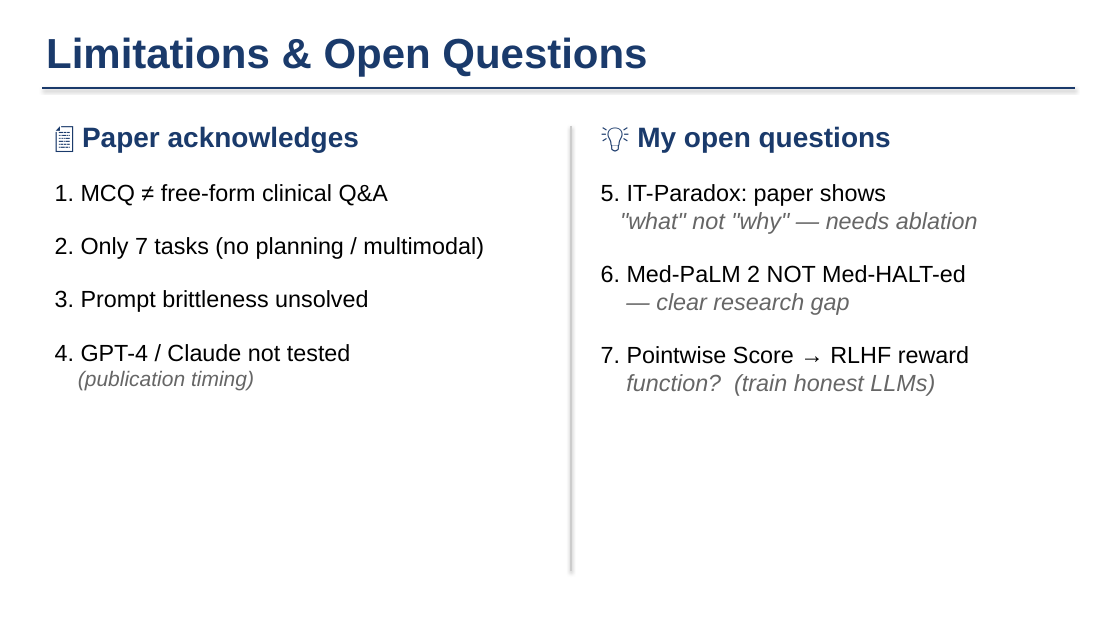
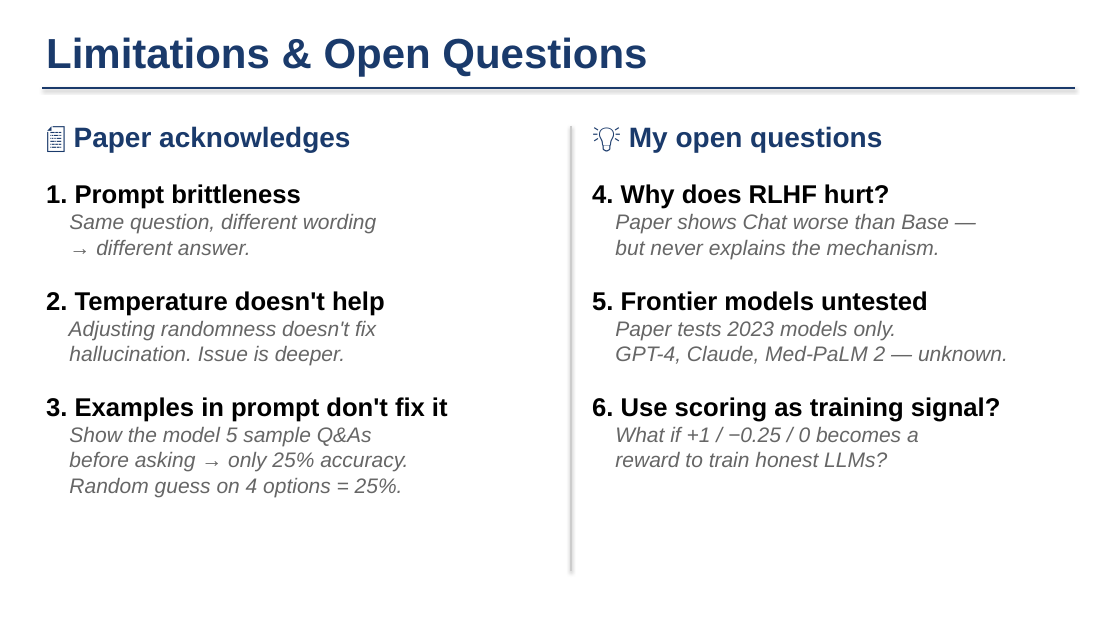
Before and after one commit to j-a-v-e-n/knowledge-vault, a slide deck: slide 6 of MyBrain/notes/ucsd/Spring 2026/ECE284/MedHALT_Slides_9_to_15.pptx. Drawn at 1120x630 pixels with LibreOffice and Linux fonts; fonts in the diff are those of the drawing. Boxes give left, top, right and bottom in pixels: in the first picture for what was removed or moved away, otherwise in the second. Text is boxed around its words. In the diff, an @@ line names an element or a change of style, - is before the commit and + after.

```diff
--- a/MyBrain/notes/ucsd/Spring 2026/ECE284/MedHALT_Slides_9_to_15.pptx
+++ b/MyBrain/notes/ucsd/Spring 2026/ECE284/MedHALT_Slides_9_to_15.pptx
@@ text "📄 Paper acknowledges": place and size @@
-text "📄 Paper acknowledges" at bbox=[55, 126, 484, 391]
+text "📄 Paper acknowledges" at bbox=[46, 126, 448, 497]
@@ text "💡 My open questions": place and size @@
-text "💡 My open questions" at bbox=[601, 126, 978, 396]
+text "💡 My open questions" at bbox=[592, 126, 1008, 467]
@@ text at bbox=[46, 184, 448, 497]: text changed; size 20 to 18 pt; text colour #000000 to #666666; italic on @@
-1. MCQ ≠ free-form clinical Q&A
-2. Only 7 tasks (no planning / multimodal)
-3. Prompt brittleness unsolved
-4. GPT-4 / Claude not tested
-(publication timing)
+1. Prompt brittleness
+Same question, different wording
+→ different answer.
+2. Temperature doesn't help
+Adjusting randomness doesn't fix
+hallucination. Issue is deeper.
+3. Examples in prompt don't fix it
+Show the model 5 sample Q&As
+before asking → only 25% accuracy.
+Random guess on 4 options = 25%.
@@ text at bbox=[592, 184, 1008, 467]: text changed; size 20 to 18 pt; text colour #000000 to #666666; italic on @@
-5. IT-Paradox: paper shows
-"what" not "why" — needs ablation
-6. Med-PaLM 2 NOT Med-HALT-ed
-— clear research gap
-7. Pointwise Score → RLHF reward
-function? (train honest LLMs)
+4. Why does RLHF hurt?
+Paper shows Chat worse than Base —
+but never explains the mechanism.
+5. Frontier models untested
+Paper tests 2023 models only.
+GPT-4, Claude, Med-PaLM 2 — unknown.
+6. Use scoring as training signal?
+What if +1 / −0.25 / 0 becomes a
+reward to train honest LLMs?
```
Also in this commit, not shown: 3 other files.
